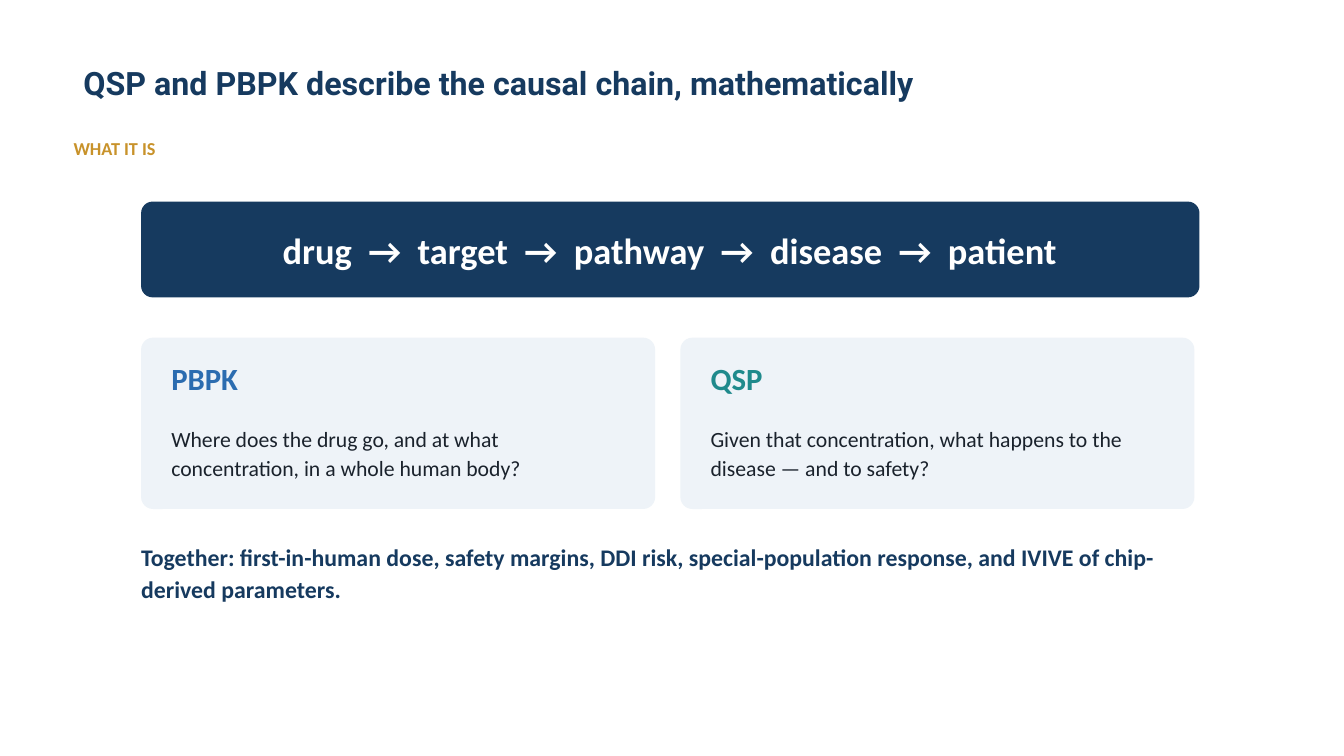
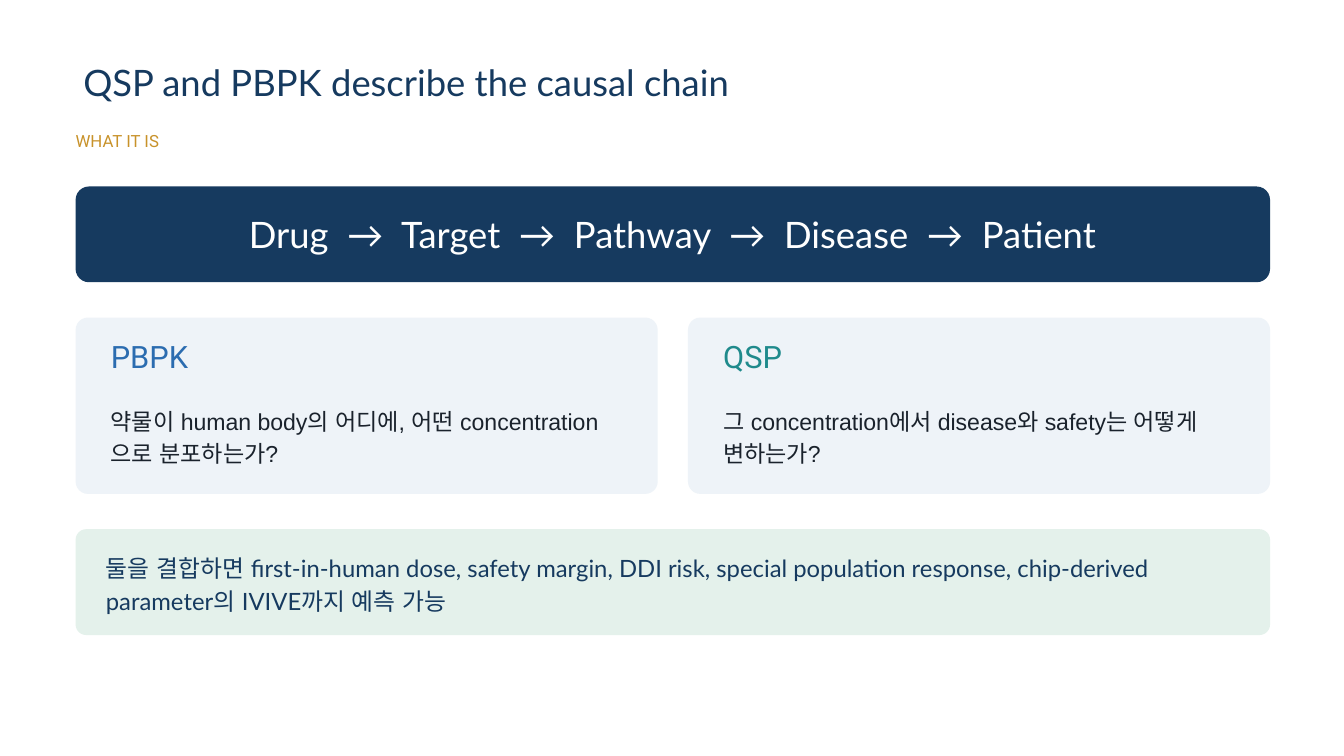
Before and after one commit to pipetcpt/qsp, a slide deck: slide 7 of presentation/2026-tox.pptx. Drawn at 1344x756 pixels with LibreOffice and Linux fonts; fonts in the diff are those of the drawing; background and template pictures are left out. Boxes give left, top, right and bottom in pixels: in the first picture for what was removed or moved away, otherwise in the second. Text is boxed around its words. In the diff, an @@ line names an element or a change of style, - is before the commit and + after.

```diff
--- a/presentation/2026-tox.pptx
+++ b/presentation/2026-tox.pptx
@@ title at [83, 69, 729, 102]: text changed; size 23 to 26 pt; font Roboto to Lato; bold off @@
-QSP and PBPK describe the causal chain, mathematically
+QSP and PBPK describe the causal chain
@@ text "WHAT IT IS" at [76, 135, 159, 147]: size 13 to 12 pt, font Calibri to Roboto, bold off; line spacing 1.04 to 1 @@
@@ rounded rectangle: place and size @@
-rounded rectangle at [141, 202, 1200, 297]
+rounded rectangle at [76, 187, 1270, 282]
@@ rounded rectangle at [76, 187, 1270, 282]: proportions changed @@
@@ text at [249, 221, 1096, 255]: text changed; font Calibri to Lato; bold off @@
-drug → target → pathway → disease → patient
+Drug → Target → Pathway → Disease → Patient
@@ rounded rectangle: place and size @@
-rounded rectangle at [141, 338, 655, 509]
+rounded rectangle at [76, 318, 658, 494]
@@ rounded rectangle: place and size @@
-rounded rectangle at [681, 338, 1195, 509]
+rounded rectangle at [689, 318, 1271, 494]
@@ text "PBPK": place and size @@
-text "PBPK" at [171, 370, 238, 390]
+text "PBPK" at [111, 346, 188, 368]
@@ text "PBPK" at [111, 346, 188, 368]: font Calibri to Roboto, bold off; line spacing 1.04 to 1 @@
@@ text "QSP" at [723, 346, 782, 372]: font Calibri to Roboto, bold off; line spacing 1.04 to 1 @@
@@ text "QSP": place and size @@
-text "QSP" at [711, 370, 763, 394]
+text "QSP" at [723, 346, 782, 372]
@@ text at [111, 411, 453, 464]: text changed; size 15.5 to 16.5 pt; font Calibri to Arial @@
-Where does the drug go, and at what concentration, in a whole human body?
+약물이 human body의 어디에, 어떤 concentration으로 분포하는가?
@@ text at [723, 411, 1198, 464]: text changed; size 15.5 to 16.5 pt; font Calibri to Arial @@
-Given that concentration, what happens to the disease — and to safety?
+그 concentration에서 disease와 safety는 어떻게 변하는가?
@@ rounded rectangle added at [76, 529, 1270, 635], fill #E4F1EB @@
@@ text "둘을 결합하면 first-in-human dose, safety ..." at [106, 557, 1148, 614]: vertical alignment top to middle @@
@@ text at [106, 557, 1148, 614]: text changed; font Calibri to Lato; bold off @@
-Together: first-in-human dose, safety margins, DDI risk, special-population response, and IVIVE of chip-derived parameters.
+둘을 결합하면 first-in-human dose, safety margin, DDI risk, special population response, chip-derived parameter의 IVIVE까지 예측 가능
```
Also in this commit, not shown: 24 other slides changed, 22 slides added, 23 slides removed, 52 other files.
